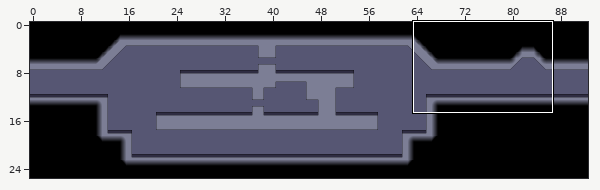
LDtk project, stored at Darkrise/Assets/Levels/ryoDemoLevel.ldtk. Above, an overview of the earlier version with the close-up marked.
Close-up. Before:
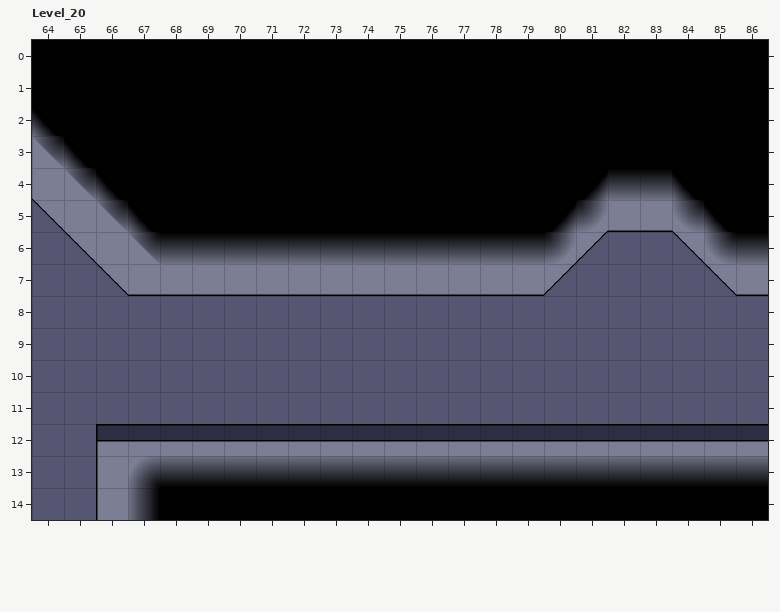
Cells are 60x60 px. Shown: Level_20 x 64..86, y 0..14. The commit also changed other parts of the map, which this record leaves out.
After:
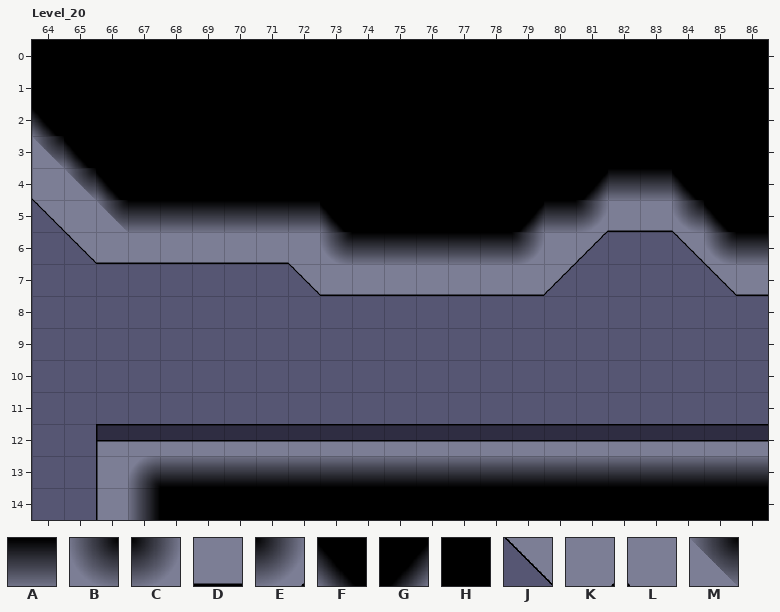
Key: from "Darkrise_Tilemap_5_4": A 36 flipped up-down, B 38 flipped up-down, C 38 turned 180, D 60 flipped up-down, E 62 flipped left-right, F 74 flipped up-down, G 74 turned 180, H 76, J 126 flipped up-down, K 134, L 134 flipped left-right, M 2 under 40 flipped up-down.
_ is an empty cell.
Change:
{"where": "layer \"Tiles\""}
{"y":5,"x":67,"old":"FHHHHHH","new":"AAAAAAF"}
{"y":5,"x":79,"old":"HG","new":"GA"}
{"y":6,"x":66,"old":"LMAAAAAA","new":"DDDDDDLB"}
{"y":6,"x":79,"old":"AE","new":"CK"}
{"y":7,"x":66,"old":"JDDDDDD","new":"______J"}
{"label":"changed","picture_box":[96,202,351,296]}
{"label":"changed","picture_box":[513,202,576,264]}
